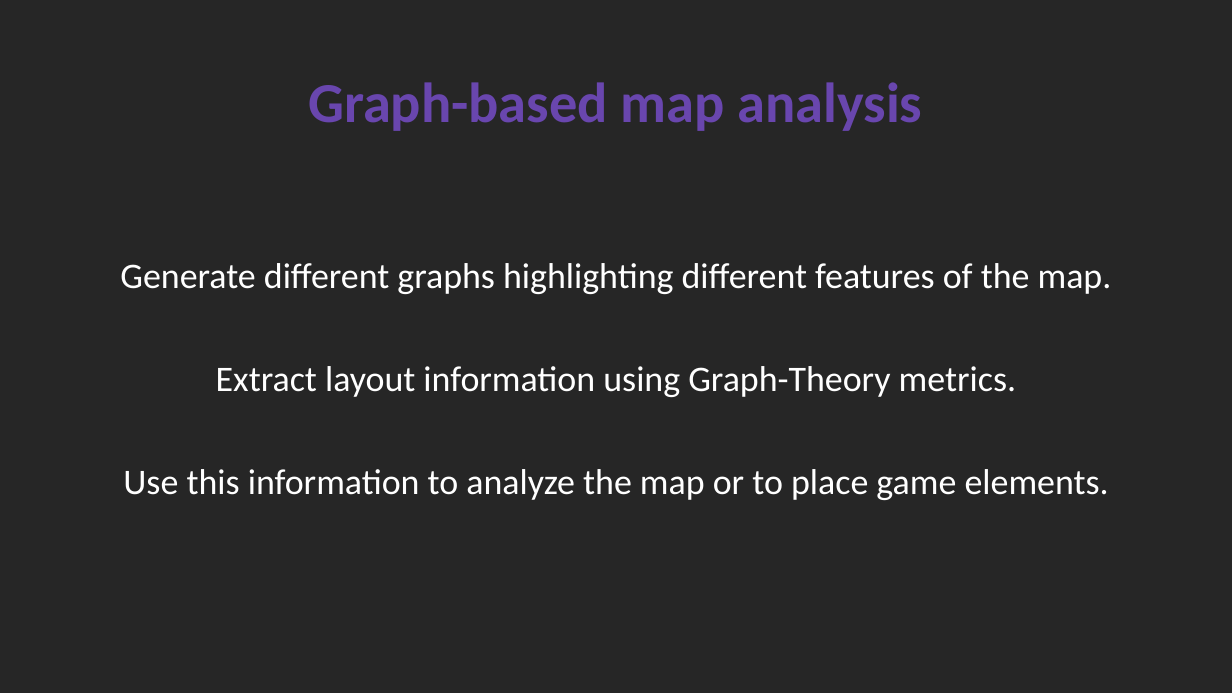
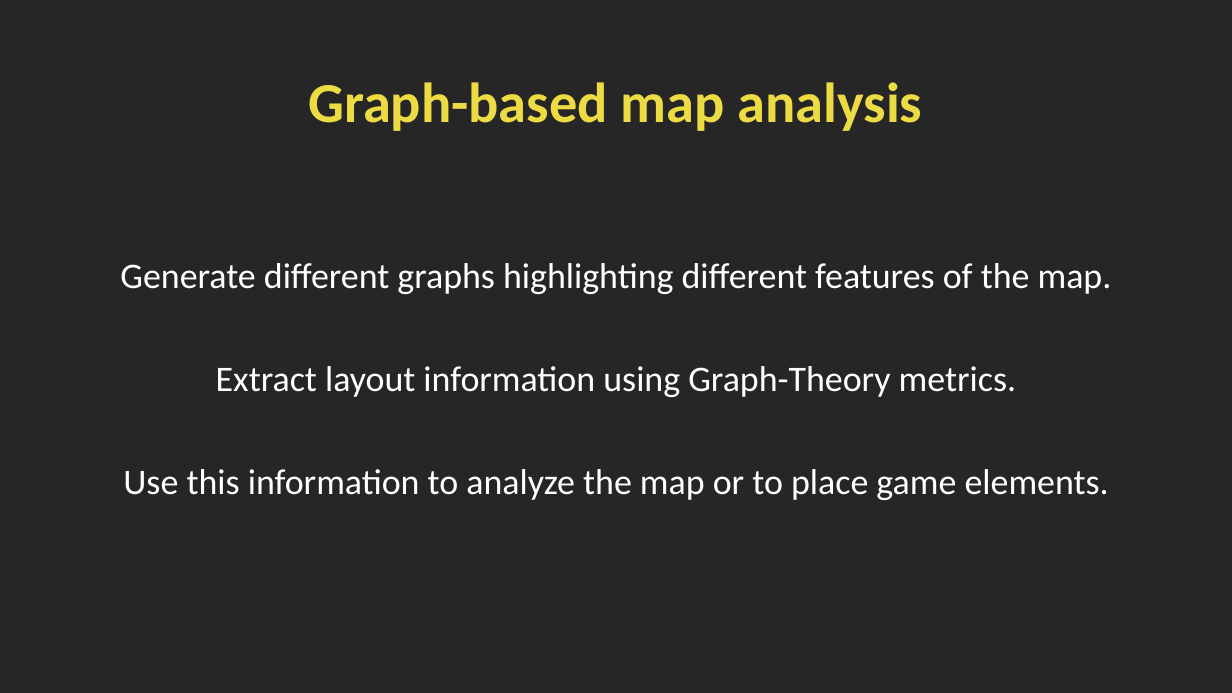
Before and after one commit to SimoDedo/ProjectArena, a slide deck: slide 9 of Presentation/An Online Framework for User-Based Analysis of Maps in First Person Shooters.pptx (slide 8 before the commit). Drawn at 1232x693 pixels with LibreOffice and Linux fonts; fonts in the diff are those of the drawing. Boxes give left, top, right and bottom in pixels: in the first picture for what was removed or moved away, otherwise in the second. Text is boxed around its words. In the diff, an @@ line names an element or a change of style, - is before the commit and + after.

```diff
--- a/Presentation/An Online Framework for User-Based Analysis of Maps in First Person Shooters.pptx
+++ b/Presentation/An Online Framework for User-Based Analysis of Maps in First Person Shooters.pptx
@@ title "Graph-based map analysis" at box(308, 82, 922, 131): text colour #6946AE to #ECDB43 @@
```
Also in this commit, not shown: 15 other slides changed, 3 slides added, 3 slides removed, 6 other files.
